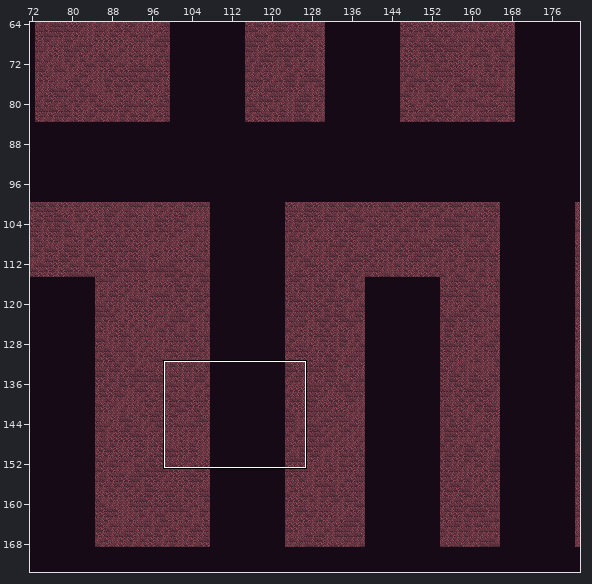
Tiled map: android/assets/maps/TunnelMap1.tmx. The first picture is a wide view before the edit; the outline marks the close-up.
Close-up. Before the edit:
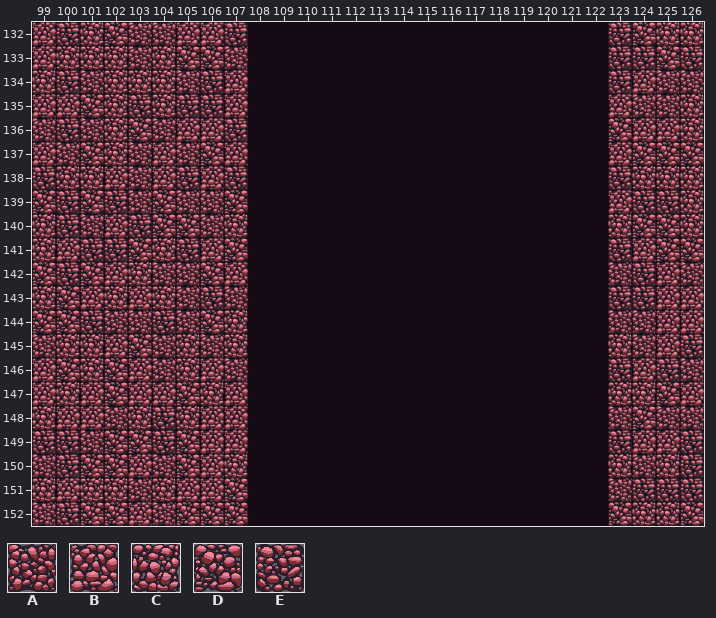
Cells are 64x64 px. Shown: x 99..126, y 132..152. The commit also changed other parts of the map, which this record leaves out.
Key: from "tileMapGutter": A 5, B 6, C 7, D 8, E 9.
_ is an empty cell.
Layers that did not change in this view are not listed.
Layer "terrain" before, first column x 99:
132 BECDAABBE_______________EDCC
133 BCCCACDDA_______________EEDE
134 CEACCCAEB_______________EBAA
135 BBDCECEEB_______________BAAC
136 AEACDABBE_______________DBBC
137 BADCABADB_______________BDDD
138 ECCBABEBE_______________ECCC
139 DEDEADAAD_______________BEEC
140 CEABEDDAC_______________CDDC
141 CBEEDCEBD_______________EBDD
142 DEDBCAADB_______________AEBA
143 CDBCBCAEA_______________EEBB
144 DDEAAEADC_______________AABB
145 ACCBDACAC_______________CABE
146 BDCDBACBA_______________EBEA
147 BCBDBBDCB_______________CCDB
148 CBBACECBB_______________ADAA
149 EEADDEDBB_______________EBBE
150 AEDDBADBC_______________CACE
151 CBCCACBBD_______________AEEE
152 AEDDBADDD_______________DCCD
The result:
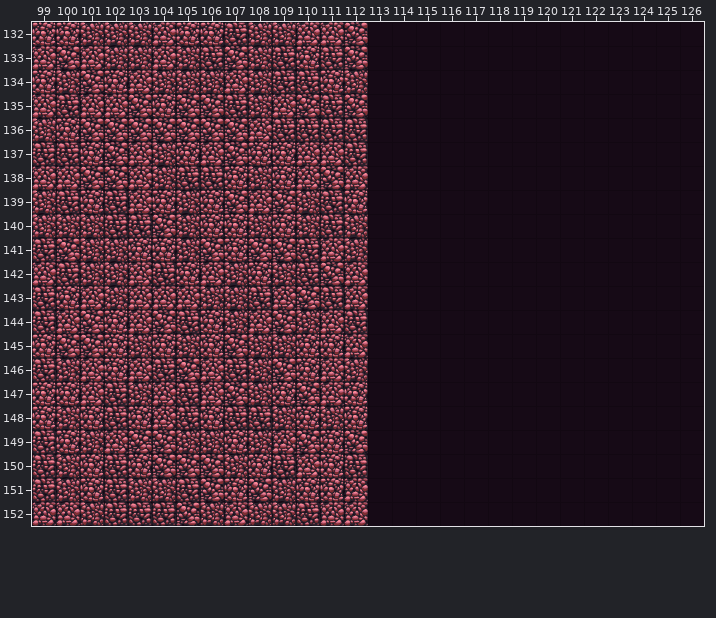
What changed:
Changed rows in their new state; . is an unchanged cell.
Layer "terrain":
first column x 99:
132 CCAA.BCC.AABBD..........____
133 .DBA.BAEDAECED..........____
134 .AD.BA.A.AEECA..........____
135 .EBBD.DDEABDED..........____
136 .CDD.DDDDBEEEE..........____
137 EECDBACBDCCBBE..........____
138 BBDDBA.ECACBDB..........____
139 A.C.BC.C.BDAEC..........____
140 AA.E..AC.ACAEA..........____
141 EDAAC.ADCDDEBA..........____
142 B.AABECBACAEDB..........____
143 EC.A.BBA.EBDEB..........____
144 EBDCBDECABDABE..........____
145 CDDCACACDAACCB..........____
146 EABC.ED.EADCBA..........____
147 C..EA.EBDACDBC..........____
148 .ACE.BECEEACAC..........____
149 .C.B.DAACABDCD..........____
150 EACECD.DACEBCE..........____
151 EA.E.AEDCDACCB..........____
152 BBAEEE.ABAAEBB..........____
Where, in picture pixels (left, top, right, bottom), the same in both close-ups:
changed: (32, 22, 368, 526)
removed: (608, 22, 704, 526)
